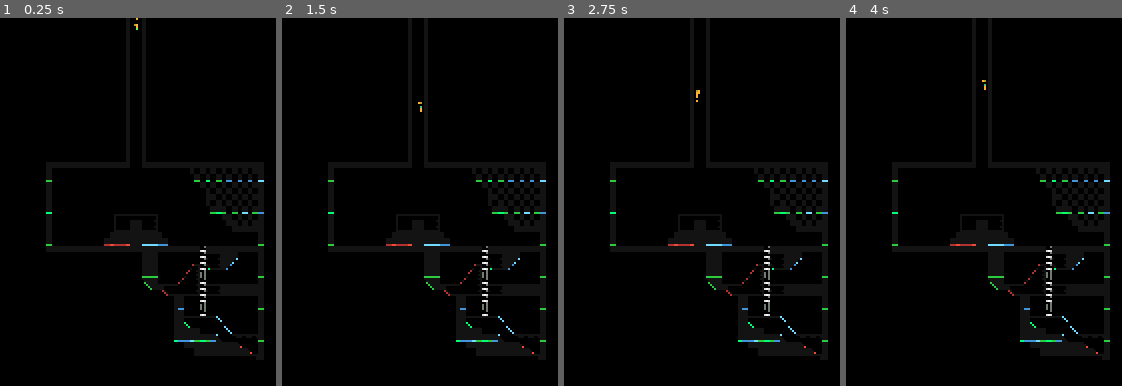
Above: before the commit, frames 1-4 (left to right).
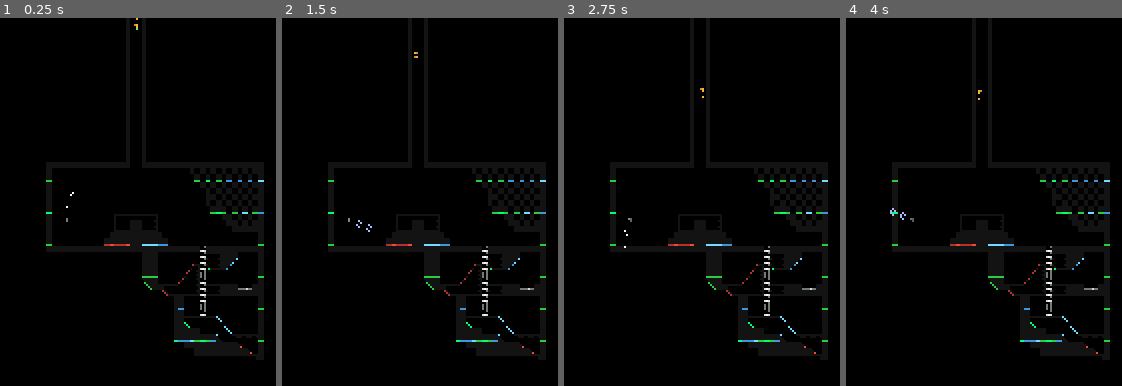
Above: after the commit, the same moments.

Repository: ObsidianBlk/Project-AL
Game: Godot game, scene res://AL/Core/World.tscn
Two runs of this game, one before a commit and one after it. Both use one fixed random seed, a clock stepped at 60 frames per second and the inputs below.
Inputs:
- Up to frame 1 (0.25 s): no input
- Up to frame 2 (1.5 s): tap Enter at 0.5 s; hold D (player_right) from 0.53 s (still down); tap W (player_climb) at 0.6 s; tap Space (player_jump) at 0.77, 1.07 s; tap S (player_crouch) at 0.8, 1.35 s
- Up to frame 3 (2.75 s): tap Space (player_jump) at 1.52, 1.55, 1.82, 2, 2.1 s; release D (player_right) at 2.03 s; hold A (player_left) from 2.03 s (still down); tap W (player_climb) at 2.3 s
- Up to frame 4 (4 s): tap Enter at 2.75 s; release A (player_left) at 2.78 s; hold D (player_right) from 2.78 s (still down); tap W (player_climb) at 2.85 s; tap Space (player_jump) at 3.02, 3.32, 3.5, 3.77, 3.8 s; tap S (player_crouch) at 3.05, 3.6 s

The runs differ from the first frame. In frame 1, less than 0.1% of the frame differs, in the area x 23-92%, y 47-74%; in frame 2, 0.1%; in frame 3, less than 0.1%; in frame 4, 0.1%, in the area x 15-92%, y 16-74%.

Commit message:
Added "Pinwheel" and "Spike" obsticles (put pinwheel in wrong folder... oh well). Added some new tiles (mostly used for the new obsticles). Player now is effected by "damage" (though, damage values are ignored). Player "invincible" while dashing (Run RIGHT THROUGH those obsticles!) Other minor tweaks.

Diff:
--- /dev/null
+++ b/AL/Characters/Pinwheel/Anchor.tscn
@@ -0,0 +1,54 @@
+[gd_scene load_steps=3 format=2]
+
+[ext_resource path="res://AL/Tileset/Tileset_001.png" type="Texture" id=1]
+
+[sub_resource type="Animation" id=1]
+
+resource_name = "Anim"
+length = 1.2
+loop = true
+step = 0.05
+tracks/0/type = "value"
+tracks/0/path = NodePath("Sprite:frame")
+tracks/0/interp = 1
+tracks/0/loop_wrap = true
+tracks/0/imported = false
+tracks/0/enabled = true
+tracks/0/keys = {
+"times": PoolRealArray( 0, 0.3, 0.6, 0.9, 1.2 ),
+"transitions": PoolRealArray( 1, 1, 1, 1, 1 ),
+"update": 0,
+"values": [ 416, 418, 416, 418, 416 ]
+}
+tracks/1/type = "value"
+tracks/1/path = NodePath("Sprite:modulate")
+tracks/1/interp = 1
+tracks/1/loop_wrap = true
+tracks/1/imported = false
+tracks/1/enabled = true
+tracks/1/keys = {
+"times": PoolRealArray( 0, 0.6, 1.2 ),
+"transitions": PoolRealArray( 1, 1, 1 ),
+"update": 0,
+"values": [ Color( 1, 1, 1, 1 ), Color( 1, 1, 1, 0.25098 ), Color( 1, 1, 1, 1 ) ]
+}
+
+[node name="Anchor" type="Position2D"]
+
+[node name="Sprite" type="Sprite" parent="." index="0"]
+
+texture = ExtResource( 1 )
+vframes = 32
+hframes = 32
+frame = 416
+_sections_unfolded = [ "Animation", "Visibility" ]
+
+[node name="AnimationPlayer" type="AnimationPlayer" parent="." index="1"]
+
+root_node = NodePath("..")
+autoplay = "Anim"
+playback_process_mode = 1
+playback_default_blend_time = 0.0
+playback_speed = 1.0
+anims/Anim = SubResource( 1 )
+blend_times = [  ]
--- /dev/null
+++ b/AL/Characters/Pinwheel/EBall.gd
@@ -0,0 +1,12 @@
+extends Area2D
+
+var dmg = 10
+
+func _ready():
+	self.connect("body_entered", self, "on_entered")
+
+func on_entered(body):
+	if body.get("invincible") != null:
+		if not body.invincible:
+			var flyback = body.global_position - self.global_position
+			body.dmg_and_throw(dmg, flyback)
--- /dev/null
+++ b/AL/Characters/Pinwheel/EBall.tscn
@@ -0,0 +1,63 @@
+[gd_scene load_steps=5 format=2]
+
+[ext_resource path="res://AL/Tileset/Tileset_001.png" type="Texture" id=1]
+[ext_resource path="res://AL/Characters/Pinwheel/EBall.gd" type="Script" id=2]
+
+[sub_resource type="Animation" id=1]
+
+resource_name = "Anim"
+length = 0.5
+loop = true
+step = 0.05
+tracks/0/type = "value"
+tracks/0/path = NodePath("Sprite:frame")
+tracks/0/interp = 1
+tracks/0/loop_wrap = true
+tracks/0/imported = false
+tracks/0/enabled = true
+tracks/0/keys = {
+"times": PoolRealArray( 0, 0.5 ),
+"transitions": PoolRealArray( 1, 1 ),
+"update": 0,
+"values": [ 419, 422 ]
+}
+
+[sub_resource type="CircleShape2D" id=2]
+
+custom_solver_bias = 0.0
+radius = 4.0
+
+[node name="EBall" type="Position2D"]
+
+[node name="Sprite" type="Sprite" parent="." index="0"]
+
+texture = ExtResource( 1 )
+vframes = 32
+hframes = 32
+frame = 419
+_sections_unfolded = [ "Animation" ]
+
+[node name="AnimationPlayer" type="AnimationPlayer" parent="." index="1"]
+
+root_node = NodePath("..")
+autoplay = "Anim"
+playback_process_mode = 1
+playback_default_blend_time = 0.0
+playback_speed = 1.0
+anims/Anim = SubResource( 1 )
+blend_times = [  ]
+
+[node name="Area2D" type="Area2D" parent="." index="2"]
+
+input_pickable = true
+gravity_vec = Vector2( 0, 1 )
+gravity = 98.0
+linear_damp = 0.1
+angular_damp = 1.0
+audio_bus_override = false
+audio_bus_name = "Master"
+script = ExtResource( 2 )
+
+[node name="CollisionShape2D" type="CollisionShape2D" parent="Area2D" index="0"]
+
+shape = SubResource( 2 )
--- /dev/null
+++ b/AL/Characters/Pinwheel/Pinwheel Small.tscn
@@ -0,0 +1,22 @@
+[gd_scene load_steps=4 format=2]
+
+[ext_resource path="res://AL/Characters/Pinwheel/Pinwheel.gd" type="Script" id=1]
+[ext_resource path="res://AL/Characters/Pinwheel/Anchor.tscn" type="PackedScene" id=2]
+[ext_resource path="res://AL/Characters/Pinwheel/EBall.tscn" type="PackedScene" id=3]
+
+[node name="Pinwheel Small" type="Position2D"]
+
+script = ExtResource( 1 )
+degrees_per_second = 72
+
+[node name="Pivot" type="Position2D" parent="." index="0"]
+
+[node name="Anchor" parent="Pivot" index="0" instance=ExtResource( 2 )]
+
+[node name="EBall" parent="Pivot" index="1" instance=ExtResource( 3 )]
+
+position = Vector2( 0, -16 )
+
+[node name="EBall2" parent="Pivot" index="2" instance=ExtResource( 3 )]
+
+position = Vector2( 0, -32 )
--- /dev/null
+++ b/AL/Characters/Pinwheel/Pinwheel.gd
@@ -0,0 +1,9 @@
+extends Position2D
+
+export(float) var degrees_per_second = 72
+
+func _ready():
+	set_process(true)
+
+func _process(delta):
+	$Pivot.rotate((PI/180.0) * degrees_per_second * delta)
--- a/AL/Characters/Player/Player.gd
+++ b/AL/Characters/Player/Player.gd
@@ -22,6 +22,10 @@
 	climb={down=false, timestamp=0}
 }
 
+var invincible = false
+var invincible_timer = 0
+var dmg_timer = 0
+
 var dash_check_timestamp = 0
 var dash_check_direction = 0
 var dash_timer = 0
@@ -30,9 +34,12 @@
 
 
 func check_dash(dir, btn_timestamp):
+	if dmg_timer > 0:
+		return
 	if dash_check_direction == 0 or dash_check_direction == dir:
 		if dash_check_timestamp > 0 and dash_check_timestamp < btn_timestamp:
 			if OS.get_ticks_msec() - dash_check_timestamp <= 300:
+				set_invincible(true)
 				dash_timer = 0.3
 				$Dash_Particles.emitting = true
 			dash_check_timestamp = 0
@@ -62,6 +69,8 @@
 	$AnimationPlayer.play("Idle")
 
 func run(dir, state_change_only=false):
+	if dmg_timer > 0:
+		return
 	if state != STATE.Running:
 		state = STATE.Running
 		$AnimationPlayer.play("Run")
@@ -70,6 +79,8 @@
 		move(dir)
 
 func move(dir, delta = 0):
+	if dmg_timer > 0:
+		return
 	flip(dir)
 	if state == STATE.Running or state == STATE.Climbing or state == STATE.Clinging:
 		if dash_timer > 0:
@@ -84,6 +95,8 @@
 			velocity.x = clamp(velocity.x + ((dir*speed*2)*delta), -speed, speed)
 
 func climb(dir):
+	if dmg_timer > 0:
+		return
 	if on_ladder:
 		state = STATE.Climbing
 		if dir == 0:
@@ -99,15 +112,21 @@
 				$AnimationPlayer.play("Climb")
 
 func cling():
+	if dmg_timer > 0:
+		return
 	state = STATE.Clinging
 	$AnimationPlayer.play("Wall Grip")
 
 func crouch():
+	if dmg_timer > 0:
+		return
 	state = STATE.Crouching
 	velocity.x = 0
 	$AnimationPlayer.play("Crouch")
 
 func jump(high_jump=false):
+	if dmg_timer > 0:
+		return
 	if jump_released:
 		jump_released = false
 		state = STATE.Jumping
@@ -121,6 +140,34 @@
 func fall():
 	state = STATE.Falling
 	$AnimationPlayer.play("Land")
+
+
+func dmg_and_throw(dmg_val, vdir):
+	dmg_timer = 1.0
+	$AnimationPlayer.play("Damaged")
+	invincible = true
+	invincible_timer = 2.0
+	velocity = vdir.normalized()*speed*0.25
+
+func set_invincible(enable):
+	if invincible_timer <= 0 and dmg_timer <= 0:
+		if enable == true:
+			invincible = true
+			$Spr_Character.modulate.a = 0.5
+		else:
+			invincible = false
+			$Spr_Character.modulate.a = 1.0
+
+func update_idle():
+	if state == STATE.Idle:
+		if $AnimationPlayer.is_playing() == false:
+			var rnd = floor(rand_range(0, 100))
+			if rnd >= 0 and rnd < 50:
+				$AnimationPlayer.play("Idle")
+			elif rnd >= 50 and rnd < 75:
+				$AnimationPlayer.play("Idle A1")
+			else:
+				$AnimationPlayer.play("Idle A2")
 
 func _ready():
 	set_process_unhandled_input(true)
@@ -223,21 +270,20 @@
 				jump()
 		STATE.Clinging:
 			if ctrl.left.down or ctrl.right.down:
-				if ctrl.left.down:
-					if $Spr_Character.flip_h == false:
-						move(-1) # Start moving in OPPOSITE Direction of where we're "gripping" the wall.
-						jump(true) # Then JUMP!
-						ctrl.right.down = false # This is a bold faced LIE!
-					else:
+				if ctrl.left.down and $Spr_Character.flip_h == true:
 						move(-1)
-				if ctrl.right.down:
-					if $Spr_Character.flip_h == true:
+				if ctrl.right.down and $Spr_Character.flip_h == false:
 						move(1)
-						jump(true)
-						print (velocity)
-						ctrl.left.down = false
-					else:
-						move(1)
+			if ctrl.jump.down and jump_released == true:
+				if $Spr_Character.flip_h == false:
+					move(-1) # Start moving in OPPOSITE Direction of where we're "gripping" the wall.
+					jump(true) # Then JUMP!
+					ctrl.right.down = false # This is a bold faced LIE!
+				else:
+					move(1)
+					jump(true)
+					print (velocity)
+					ctrl.left.down = false
 
 
 func _physics_process(delta):
@@ -246,7 +292,7 @@
 		velocity.y = 0
 
 	if dash_timer <= 0:
-		if not on_ladder:
+		if not on_ladder and dmg_timer <= 0:
 			if not is_on_floor():
 				if state == STATE.Clinging:
 					velocity.y = min(velocity.y + (ENV.GRAVITY*delta), ENV.MAX_GRAVITY*0.05)
@@ -259,6 +305,7 @@
 		if dash_timer <= 0:
 			velocity.x = 0
 			$Dash_Particles.emitting = false
+			set_invincible(false)
 
 	move_and_slide(velocity, ENV.UP, 12.0, 3, 0.8726639)
 
@@ -270,7 +317,9 @@
 		if is_on_wall():
 			# TODO: If "Wall Jump" unlocked, test if we're in a landing state and set state accordingly.
 			velocity.x = 0
-			dash_timer = 0
+			if dash_timer > 0:
+				dash_timer = 0
+				set_invincible(false)
 			$Dash_Particles.emitting = false
 		if state == STATE.Jumping or state == STATE.Falling:
 			if on_ladder and state == STATE.Falling:
@@ -295,3 +344,14 @@
 			velocity.y = 0
 		if velocity.y > ENV.GRAVITY*0.1 and state != STATE.Falling and state != STATE.Clinging:
 			fall()
+
+	if invincible_timer > 0:
+		invincible_timer = max(invincible_timer - delta, 0)
+		if invincible_timer <= 0:
+			set_invincible(false)
+	if dmg_timer > 0:
+		dmg_timer = max(dmg_timer - delta, 0)
+		if dmg_timer <= 0:
+			$AnimationPlayer.stop()
+			$Spr_Character.modulate.a = 0.5 # We should still have some invincibility!
+	update_idle()
--- a/AL/Characters/Player/Player.tscn
+++ b/AL/Characters/Player/Player.tscn
@@ -318,6 +318,25 @@
 "values": [ false ]
 }
 
+[sub_resource type="Animation" id=20]
+
+resource_name = "Damaged"
+length = 0.5
+loop = true
+step = 0.1
+tracks/0/type = "value"
+tracks/0/path = NodePath("Spr_Character:modulate")
+tracks/0/interp = 1
+tracks/0/loop_wrap = true
+tracks/0/imported = false
+tracks/0/enabled = true
+tracks/0/keys = {
+"times": PoolRealArray( 0, 0.3, 0.5 ),
+"transitions": PoolRealArray( 1, 1, 1 ),
+"update": 0,
+"values": [ Color( 1, 1, 1, 1 ), Color( 1, 1, 1, 0.294118 ), Color( 1, 1, 1, 1 ) ]
+}
+
 [sub_resource type="Animation" id=8]
 
 length = 0.8
@@ -1014,7 +1033,7 @@
 radius = 3.88667
 height = 6.77577
 
-[node name="Player" type="KinematicBody2D" index="0"]
+[node name="Player" type="KinematicBody2D"]
 
 input_pickable = false
 collision_layer = 1
@@ -1057,7 +1076,7 @@
 vframes = 7
 hframes = 12
 frame = 51
-_sections_unfolded = [ "Transform" ]
+_sections_unfolded = [ "Transform", "Visibility" ]
 
 [node name="AnimationPlayer" type="AnimationPlayer" parent="." index="2"]
 
@@ -1070,6 +1089,7 @@
 anims/Climb = SubResource( 5 )
 anims/Crouch = SubResource( 6 )
 "anims/Crouch Attack" = SubResource( 7 )
+anims/Damaged = SubResource( 20 )
 anims/Death = SubResource( 8 )
 anims/Idle = SubResource( 9 )
 "anims/Idle A1" = SubResource( 10 )
--- a/AL/Core/Cameras/Camera_Offset_View.gd
+++ b/AL/Core/Cameras/Camera_Offset_View.gd
@@ -36,8 +36,7 @@
 func _set_offset(val):
 	Offset = val
 	if $Camera_Offset != null:
-		print("Setting the offset!!")
-		$Camera_Offset.translate(Offset)
+		$Camera_Offset.position = Offset
 
 func _get_offset():
 	return Offset
--- a/AL/Levels/Menu.tscn
+++ b/AL/Levels/Menu.tscn
@@ -1,10 +1,13 @@
-[gd_scene load_steps=8 format=2]
+[gd_scene load_steps=11 format=2]
 
 [ext_resource path="res://AL/Tileset/Tileset_001.tres" type="TileSet" id=1]
 [ext_resource path="res://AL/Levels/Misc Scripts/Ladder_Area.gd" type="Script" id=2]
 [ext_resource path="res://AL/Characters/Player/Player.tscn" type="PackedScene" id=3]
 [ext_resource path="res://AL/Core/Cameras/Camera_Offset_View.tscn" type="PackedScene" id=4]
 [ext_resource path="res://AL/Levels/Menu/Trigger_Grab_Cameraa.gd" type="Script" id=5]
+[ext_resource path="res://AL/Characters/Pinwheel/Pinwheel Small.tscn" type="PackedScene" id=6]
+[ext_resource path="res://AL/Levels/Obsticles/Spike/Spike.tscn" type="PackedScene" id=7]
+[ext_resource path="res://Others/Music/Lines of Code.ogg" type="AudioStream" id=8]
 
 [sub_resource type="RectangleShape2D" id=1]
 
@@ -16,7 +19,7 @@
 custom_solver_bias = 0.0
 extents = Vector2( 32, 10 )
 
-[node name="Node" type="Node" index="0"]
+[node name="Menu" type="Node" index="0"]
 
 [node name="TileMap" type="TileMap" parent="." index="0"]
 
@@ -36,7 +39,7 @@
 collision_mask = 1
 occluder_light_mask = 1
 format = 1
-tile_data = PoolIntArray( -1638385, 46, 0, -1638384, 104, 0, …(4641 unchanged characters)… , 1245218, 61, 0, 1245219, 61, 0, 1245220, 103, 0, 1245221, 61, 0, 1245222, 103, 0, 1245223, 61, 0, 1245224, 33, 0, 1310742, 118,  …(1671 unchanged characters)…
+tile_data = PoolIntArray( -1638385, 46, 0, -1638384, 104, 0, …(4641 unchanged characters)… , 1245218, 61, 0, 1245219, 61, 0, 1245223, 61, 0, 1245224, 33, 0, 1310742, 118,  …(1671 unchanged characters)…
 _sections_unfolded = [ "Cell" ]
 
 [node name="Primary Ladder" type="Area2D" parent="." index="1"]
@@ -90,3 +93,35 @@
 [node name="CollisionShape2D" type="CollisionShape2D" parent="Trigger_Grab_Cameraa" index="0"]
 
 shape = SubResource( 2 )
+
+[node name="Hazards" type="Position2D" parent="." index="5"]
+
+[node name="Pinwheel Small" parent="Hazards" index="0" instance=ExtResource( 6 )]
+
+position = Vector2( 32, 72 )
+
+[node name="Spike" parent="Hazards" index="1" instance=ExtResource( 7 )]
+
+position = Vector2( 296, 159.887 )
+rotation = 3.14159
+_sections_unfolded = [ "Transform" ]
+
+[node name="Spike2" parent="Hazards" index="2" instance=ExtResource( 7 )]
+
+position = Vector2( 304.003, 159.887 )
+rotation = 3.14159
+_sections_unfolded = [ "Transform" ]
+
+[node name="Spike3" parent="Hazards" index="3" instance=ExtResource( 7 )]
+
+position = Vector2( 312.006, 159.887 )
+rotation = 3.14159
+_sections_unfolded = [ "Transform" ]
+
+[node name="AudioStreamPlayer" type="AudioStreamPlayer" parent="." index="6"]
+
+stream = ExtResource( 8 )
+volume_db = -17.27
+autoplay = true
+mix_target = 0
+bus = "Master"
--- a/AL/Levels/Menu/Trigger_Grab_Cameraa.gd
+++ b/AL/Levels/Menu/Trigger_Grab_Cameraa.gd
@@ -12,4 +12,4 @@
 			triggered = true
 			var cam = parent.get_node("Camera_Offset_View")
 			cam.TargetPath = body.get_path()
-			cam.Offset = Vector2(body.facing.x*32, 0)
+			cam.Offset = Vector2(48, 0)
--- /dev/null
+++ b/AL/Levels/Obsticles/Scripts/Spike.gd
@@ -0,0 +1,9 @@
+extends Area2D
+
+func _ready():
+	self.connect("body_entered", self, "on_entered")
+
+func on_entered(body):
+	if body.get("invincible") != null:
+		if body.invincible == false:
+			body.dmg_and_throw(10, body.global_position - self.global_position)
--- /dev/null
+++ b/AL/Levels/Obsticles/Spike/Spike.tscn
@@ -0,0 +1,87 @@
+[gd_scene load_steps=6 format=2]
+
+[ext_resource path="res://AL/Tileset/Tileset_001.png" type="Texture" id=1]
+[ext_resource path="res://AL/Levels/Obsticles/Scripts/Spike.gd" type="Script" id=2]
+
+[sub_resource type="Animation" id=1]
+
+resource_name = "Anim"
+length = 2.0
+loop = true
+step = 0.1
+tracks/0/type = "value"
+tracks/0/path = NodePath("Sprite:frame")
+tracks/0/interp = 1
+tracks/0/loop_wrap = true
+tracks/0/imported = false
+tracks/0/enabled = true
+tracks/0/keys = {
+"times": PoolRealArray( 0, 0.6, 2 ),
+"transitions": PoolRealArray( 1, 1, 1 ),
+"update": 0,
+"values": [ 384, 391, 391 ]
+}
+
+[sub_resource type="RectangleShape2D" id=2]
+
+custom_solver_bias = 0.0
+extents = Vector2( 4, 2 )
+
+[sub_resource type="RectangleShape2D" id=3]
+
+custom_solver_bias = 0.0
+extents = Vector2( 4, 1 )
+
+[node name="Spike" type="Position2D"]
+
+[node name="Sprite" type="Sprite" parent="." index="0"]
+
+texture = ExtResource( 1 )
+centered = false
+vframes = 32
+hframes = 32
+frame = 384
+_sections_unfolded = [ "Offset" ]
+
+[node name="AnimationPlayer" type="AnimationPlayer" parent="." index="1"]
+
+root_node = NodePath("..")
+autoplay = "Anim"
+playback_process_mode = 1
+playback_default_blend_time = 0.0
+playback_speed = 1.0
+anims/Anim = SubResource( 1 )
+blend_times = [  ]
+
+[node name="Area2D" type="Area2D" parent="." index="2"]
+
+input_pickable = true
+gravity_vec = Vector2( 0, 1 )
+gravity = 98.0
+linear_damp = 0.1
+angular_damp = 1.0
+audio_bus_override = false
+audio_bus_name = "Master"
+script = ExtResource( 2 )
+
+[node name="CollisionShape2D" type="CollisionShape2D" parent="Area2D" index="0"]
+
+position = Vector2( 4, 5 )
+shape = SubResource( 2 )
+_sections_unfolded = [ "Transform" ]
+
+[node name="StaticBody2D" type="StaticBody2D" parent="." index="3"]
+
+input_pickable = false
+collision_layer = 1
+collision_mask = 1
+constant_linear_velocity = Vector2( 0, 0 )
+constant_angular_velocity = 0.0
+friction = 1.0
+bounce = 0.0
+
+[node name="CollisionShape2D" type="CollisionShape2D" parent="StaticBody2D" index="0"]
+
+position = Vector2( 4, 1 )
+shape = SubResource( 3 )
+_sections_unfolded = [ "Transform" ]
Not shown: 1 places in AL/Characters/Player/Player.tscn that only renumber resources
Binary file changed: AL/Tileset/Tileset_001.png
Not shown, changed: AL/Tileset/Tileset_001.png.import
Not shown, changed: .gitignore
Not shown, added: CREDITS
